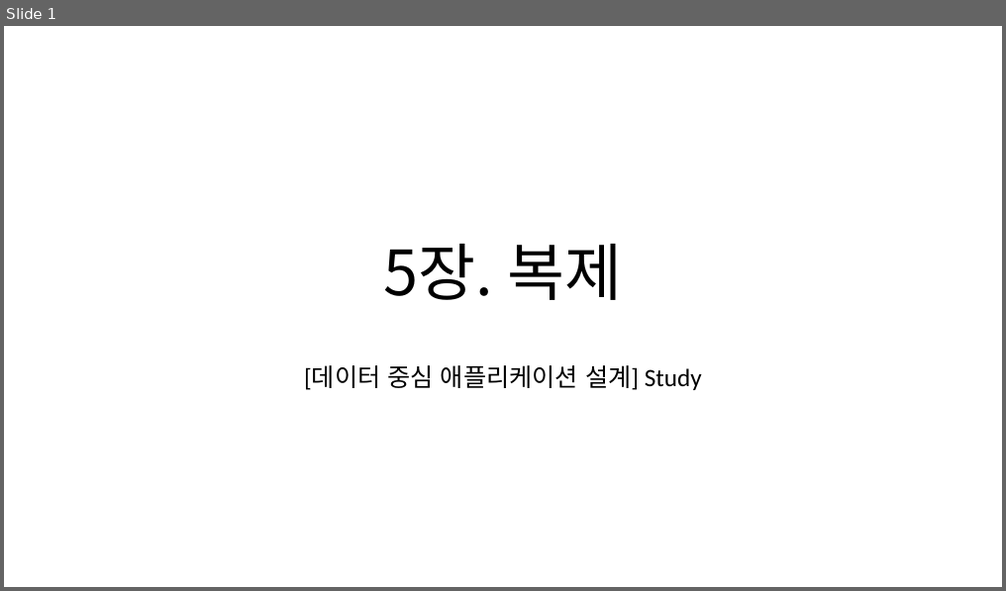
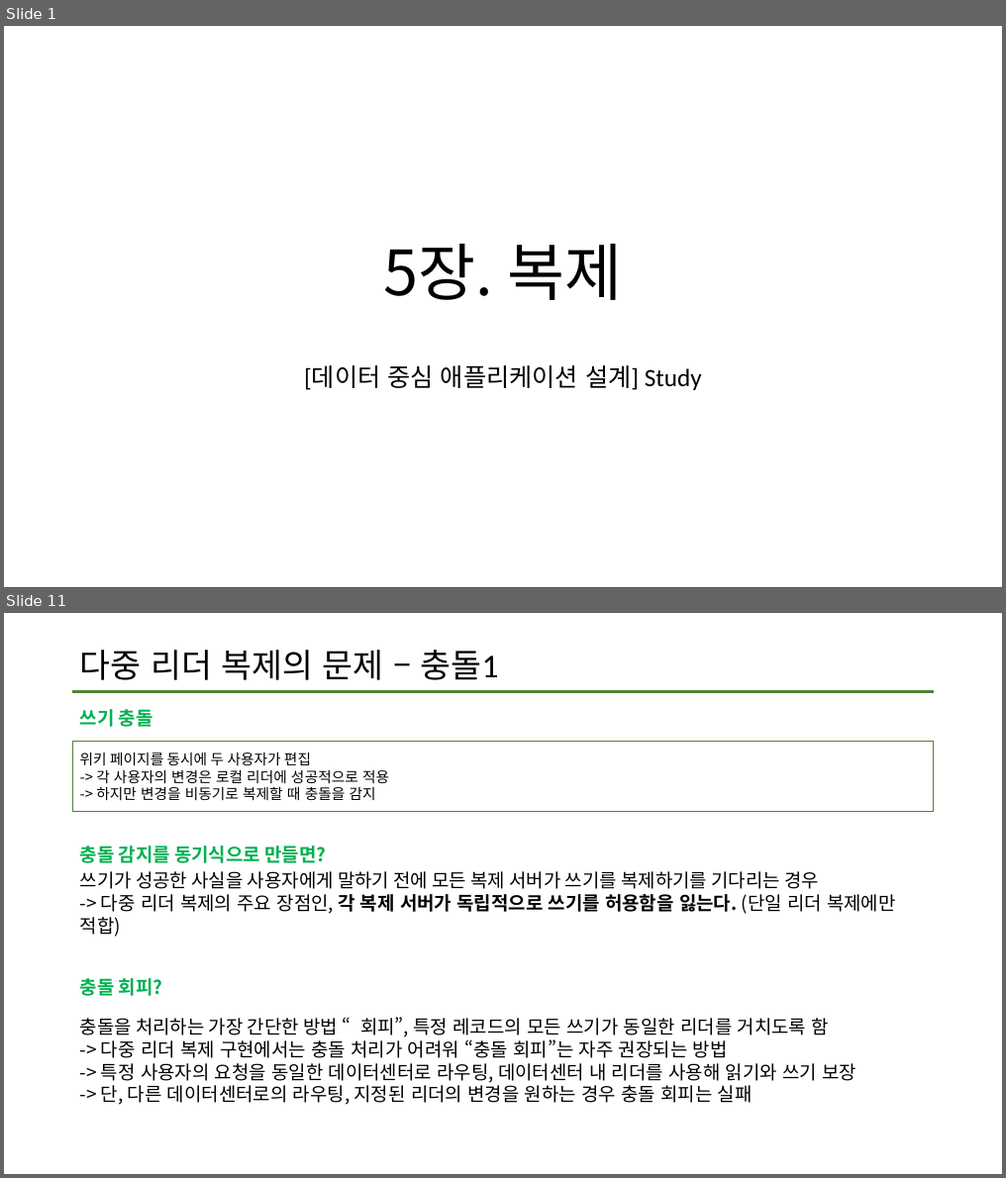
Before and after one commit to data-system-wiki/designing-data-intensive-applications, a slide deck: resources/chapter 5 summary.pptx. Shown one above the other, each under a label of ours: slide 1 before the commit, slides 1 and 11 after it; the slides between them are not shown. The pictures are 1006x591 and 1006x1178 pixels, drawn with LibreOffice and Linux fonts; fonts in the diff are those of the drawing. Boxes give left, top, right and bottom in pixels: in the first picture for what was removed or moved away, otherwise in the second. Text is boxed around its words. In the diff, an @@ line names an element or a change of style, - is before the commit and + after.

Commit message:
2차 업데이트

```diff
--- a/resources/chapter 5 summary.pptx
+++ b/resources/chapter 5 summary.pptx
@@ slide 11 added at <box>4,613,1002,1174</box>, background #FFFFFF @@
@@ title added at <box>80,650,499,680</box>, 32 pt, text #000000 @@
+다중 리더 복제의 문제 – 충돌1
@@ line added from (73, 691) to (934, 691), #548235 2.25 pt @@
@@ text added at <box>80,709,153,727</box>, 18 pt, text #00B050, bold @@
+쓰기 충돌
@@ rectangle added at <box>73,742,934,812</box>, outline #538234 1 pt, 14 pt, text #000000 @@
+위키 페이지를 동시에 두 사용자가 편집
+-> 각 사용자의 변경은 로컬 리더에 성공적으로 적용
+-> 하지만 변경을 비동기로 복제할 때 충돌을 감지
@@ text added at <box>80,846,326,863</box>, 18 pt, text #00B050, bold @@
+충돌 감지를 동기식으로 만들면?
@@ text added at <box>80,871,896,937</box>, 18 pt, text #000000 @@
+쓰기가 성공한 사실을 사용자에게 말하기 전에 모든 복제 서버가 쓰기를 복제하기를 기다리는 경우
+-> 다중 리더 복제의 주요 장점인, 각 복제 서버가 독립적으로 쓰기를 허용함을 잃는다. (단일 리더 복제에만 적합)
@@ text added at <box>80,978,162,996</box>, 18 pt, text #00B050, bold @@
+충돌 회피?
@@ text added at <box>80,1017,856,1105</box>, 18 pt, text #000000 @@
+충돌을 처리하는 가장 간단한 방법 “회피”, 특정 레코드의 모든 쓰기가 동일한 리더를 거치도록 함
+-> 다중 리더 복제 구현에서는 충돌 처리가 어려워 “충돌 회피”는 자주 권장되는 방법
+-> 특정 사용자의 요청을 동일한 데이터센터로 라우팅, 데이터센터 내 리더를 사용해 읽기와 쓰기 보장
+-> 단, 다른 데이터센터로의 라우팅, 지정된 리더의 변경을 원하는 경우 충돌 회피는 실패
```
Also in this commit, not shown: 4 slides changed, 8 other slides added.
